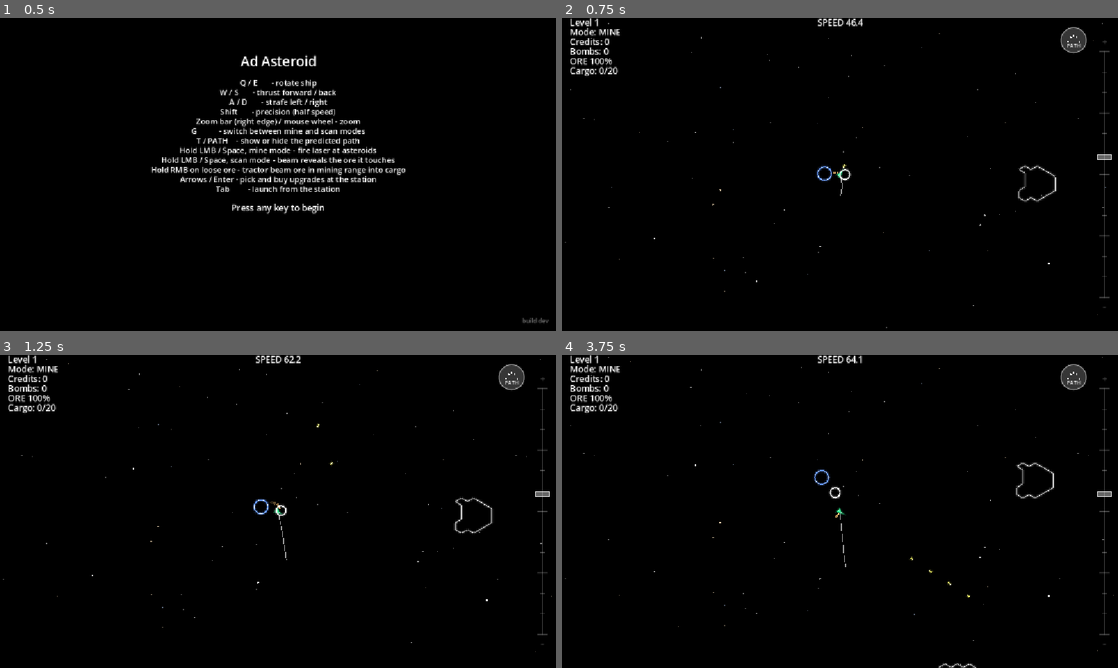
Above: before the commit, frames 1-4 (two rows, left to right).
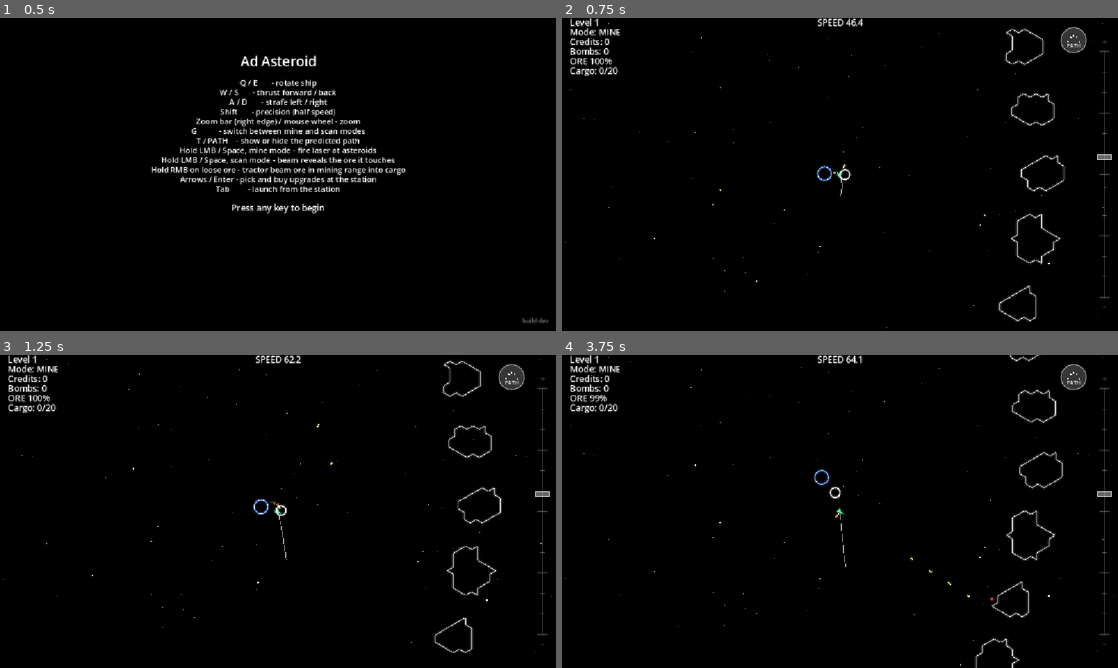
Above: after the commit, the same moments.

Repository: smdriggers/ad_asteroid_godot
Game: Godot game, scene res://main.tscn
Two runs of this game, one before a commit and one after it. Both use one fixed random seed, a clock stepped at 60 frames per second and the inputs below.
Inputs (mouse positions are in pixels of both pictures, inside the frame that each line leads up to):
- Up to frame 1 (0.5 s): no input
- Up to frame 2 (0.75 s): tap Enter at 0.5 s; move the mouse to (962, 158) at 0.52 s; hold D from 0.53 s (still down); hold E from 0.53 s (still down); click (962, 158) at 0.67 s
- Up to frame 3 (1.25 s): keep holding D; keep holding E; tap Space at 0.77 s
- Up to frame 4 (3.75 s): release D at 1.25 s; release E at 1.25 s; drag from (728, 527) to (812, 574) at 1.27 s; move the mouse to (895, 442) at 2.02 s; hold D 2.03-2.75 s; hold Shift 2.03-2.75 s; drag from (812, 574) to (673, 464) at 2.77 s; move the mouse to (1006, 558) at 3.52 s; hold A from 3.53 s (still down); hold Tab from 3.53 s (still down)

Frame 1 is identical in both runs. In frame 2, 1.0% of the frame differs, in the area x 78-91%, y 3-98%; in frame 3, 1.0%; in frame 4, 1.1%, in the area x 5-91%, y 0-100%.

Commit message:
Double asteroid counts and space rocks so they never overlap
Every belt's rock count is doubled for ~2x total nodes per system.

Placement now uses orbital lanes: rocks on a shared orbit radius move in
lockstep and are spaced along it (ASTEROID_SPACING between edges); a new
lane only starts where it can never touch any other lane's rocks, since
rocks at different radii drift past each other. Nuggets place first,
then rocks biggest first; a rock with no room is left out and the
console reports the shortfall. Shuffling uses the seeded rng, so a
pinned SYSTEM_SEED stays reproducible.

To fit the doubled counts, level 2's first two belts widen to 1550-2050
and 3150-3650 (clearance to planet gravity 300 -> 150) and level 3's
inner belt widens from 150-200 to 150-750.

Co-Authored-By: Claude Opus 5.5 <noreply@anthropic.com>

Diff:
--- a/config.gd
+++ b/config.gd
@@ -121,10 +121,16 @@
 # every level to that seed, e.g. 1 to match the pygame project. The seed
 # used is printed to the console.
 const SYSTEM_SEED: int = -1
-# Empty space every belt keeps from each planet's gravity range. Documents
-# how LEVELS was laid out (levels 2-3 satisfy it); not enforced at
-# generation, so level 1's 1400 inner edge still touches its planet's range.
+# Empty space belts keep from each planet's gravity range, as pygame laid
+# them out. Documentation only, not enforced: level 1's 1400 inner edge
+# touches its planet's range, and level 2's first two belts were widened
+# down to 150 of clearance to fit their doubled rock counts.
 const BELT_CLEARANCE: float = 300.0
+# Asteroid spacing (game/system_gen.gd _place_all): rocks sit in orbital
+# lanes so they can never drift into each other. A rock that finds no
+# room in its belt is left out (the console says how many fit).
+const ASTEROID_SPACING: float = 20.0       # world px of clear space kept between rocks' outer edges
+const ASTEROID_PLACEMENT_TRIES: int = 12   # random radii tried per rock when starting a new lane
 
 # --- Levels (DESIGN.md §3.4) ---
 # Each level is its own solar system, all at the same scale. main.gd reads
@@ -141,7 +147,7 @@
 		"zoom_min": 0.1,                 # ported from pygame config.py
 		"comp_max": 5,                   # ported from pygame config.py (COMP_MAX_S1)
 		"planets": [{"orbit_radius": 1000.0, "phase": 0.0}],
-		"belts": [{"inner": 1400.0, "outer": 2200.0, "count": 20, "kind": "mixed"}],  # ported from pygame config.py
+		"belts": [{"inner": 1400.0, "outer": 2200.0, "count": 40, "kind": "mixed"}],  # pygame: 20; doubled for ~2x total nodes
 	},
 	2: {
 		# Three planets spread round the star, each with a station; three
@@ -156,9 +162,13 @@
 			{"orbit_radius": 4200.0, "phase": 240.0},
 		],
 		"belts": [
-			{"inner": 1700.0, "outer": 1900.0, "count": 45, "kind": "iron"},
-			{"inner": 3300.0, "outer": 3500.0, "count": 60, "kind": "mixed"},
-			{"inner": 4900.0, "outer": 5300.0, "count": 90, "kind": "rich"},
+			# Counts doubled from pygame's 45 / 60 / 90 for ~2x total nodes.
+			# The first two are widened from pygame's 1700-1900 / 3300-3500 so
+			# the doubled counts fit without overlapping, which cuts their gap
+			# to the planets' gravity range from 300 to 150.
+			{"inner": 1550.0, "outer": 2050.0, "count": 90, "kind": "iron"},
+			{"inner": 3150.0, "outer": 3650.0, "count": 120, "kind": "mixed"},
+			{"inner": 4900.0, "outer": 5300.0, "count": 180, "kind": "rich"},
 		],
 	},
 	3: {
@@ -171,8 +181,12 @@
 		"comp_max": 10,
 		"planets": [{"orbit_radius": 1500.0, "phase": 0.0}],
 		"belts": [
-			{"inner": 150.0, "outer": 200.0, "count": 40, "kind": "vein_pebbles"},
-			{"inner": 2900.0, "outer": 3100.0, "count": 30, "kind": "iron"},
+			# Counts doubled from pygame's 40 / 30 for ~2x total nodes. The
+			# inner belt is widened from pygame's 150-200 (room for only ~8
+			# rocks without overlaps) to 150-750, still well inside the
+			# planet's range less clearance (800).
+			{"inner": 150.0, "outer": 750.0, "count": 80, "kind": "vein_pebbles"},
+			{"inner": 2900.0, "outer": 3100.0, "count": 60, "kind": "iron"},
 		],
 	},
 }
--- a/game/system_gen.gd
+++ b/game/system_gen.gd
@@ -65,8 +65,8 @@
 	for mat_id in Config.ORE_BUDGET.keys():
 		budget[mat_id] = int(Config.ORE_BUDGET[mat_id] * total_nodes)
 
-	var results: Array = []
-
+	# Fill and finish every rock first; placement needs final sizes.
+	var to_place: Array = []  # {"graph","size_class","profile","belt"}; nuggets first so they always get a spot
 	for entry in nuggets:
 		var mat_id: int = _pick_nugget_material(budget, rng)
 		var graph: AsteroidGraph = entry["graph"]
@@ -74,25 +74,136 @@
 			graph.node_material[node] = mat_id
 		_charge_budget(graph, budget)
 		_finish_rock(graph)
-		results.append(_place_in_belt(graph, entry["size_class"], "nugget", nugget_belt, rng))
-
+		to_place.append({"graph": graph, "size_class": entry["size_class"], "profile": "nugget", "belt": nugget_belt})
+
+	var others: Array = []
 	for entry in rocks_raw:
 		var graph: AsteroidGraph = entry["graph"]
 		_fill_profile(graph, entry["profile"], rng)
 		_charge_budget(graph, budget)
 		_finish_rock(graph)
-		results.append(_place_in_belt(graph, entry["size_class"], entry["profile"], entry["belt"], rng))
-
+		others.append({"graph": graph, "size_class": entry["size_class"], "profile": entry["profile"], "belt": entry["belt"]})
+	# Biggest first packs the lanes better; small rocks fill the gaps after.
+	others.sort_custom(func(a, b): return a.graph.bounding_radius > b.graph.bounding_radius)
+	to_place.append_array(others)
+
+	return _place_all(to_place, belts, rng)
+
+# --- Placement: spaced orbital lanes ---
+#
+# Rocks orbit the star at speeds set by their distance, so two rocks at
+# different distances drift past each other and will meet eventually
+# unless their orbits are farther apart than their combined size. Rocks
+# at exactly the same distance move in lockstep and keep their spacing
+# forever. So every belt is built from lanes (shared orbit radii): a rock
+# either joins a lane, spaced along it from its neighbours, or starts a
+# new lane far enough from every other lane's rocks that they can never
+# touch. A rock with no room anywhere in its belt is left out.
+
+static func _place_all(to_place: Array, belts: Array, rng: RandomNumberGenerator) -> Array:
+	var gap: float = Config.ASTEROID_SPACING
+	var lanes_by_belt: Dictionary = {}   # belt index -> Array of {"r","max_b","rocks": Array of {"phase","b"}}
+	var asked: Dictionary = {}           # belt index -> rocks wanted
+	var got: Dictionary = {}             # belt index -> rocks placed
+	var results: Array = []
+
+	for item in to_place:
+		var bi: int = 0
+		for k in range(belts.size()):
+			if is_same(belts[k], item.belt):
+				bi = k
+				break
+		asked[bi] = asked.get(bi, 0) + 1
+		if not lanes_by_belt.has(bi):
+			lanes_by_belt[bi] = []
+		var lanes: Array = lanes_by_belt[bi]
+		var b: float = item.graph.bounding_radius
+		var spot = _find_spot(lanes, item.belt, b, gap, rng)
+		if spot == null:
+			continue
+		if spot.lane < 0:
+			lanes.append({"r": spot.r, "max_b": b, "rocks": [{"phase": spot.phase, "b": b}]})
+		else:
+			var lane: Dictionary = lanes[spot.lane]
+			lane.rocks.append({"phase": spot.phase, "b": b})
+			lane.max_b = maxf(lane.max_b, b)
+		got[bi] = got.get(bi, 0) + 1
+
+		var result := RockResult.new()
+		result.graph = item.graph
+		result.size_class = item.size_class
+		result.profile = item.profile
+		result.orbit_radius = spot.r
+		result.phase = spot.phase
+		results.append(result)
+
+	for bi in asked.keys():
+		var belt: Dictionary = belts[bi]
+		if got.get(bi, 0) < asked[bi]:
+			print("Belt %d-%d (%s): room for %d of %d rocks without overlaps" % [belt.inner, belt.outer, belt.kind, got.get(bi, 0), asked[bi]])
 	return results
 
-static func _place_in_belt(graph: AsteroidGraph, size_class: String, profile: String, belt: Dictionary, rng: RandomNumberGenerator) -> RockResult:
-	var result := RockResult.new()
-	result.graph = graph
-	result.size_class = size_class
-	result.profile = profile
-	result.orbit_radius = rng.randf_range(belt.inner, belt.outer)
-	result.phase = rng.randf_range(0.0, TAU)
-	return result
+static func _find_spot(lanes: Array, belt: Dictionary, b: float, gap: float, rng: RandomNumberGenerator):
+	# {"r","phase","lane"} (lane = index into lanes, -1 = start a new one), or null if none fits.
+	# 1) Join an existing lane: try just past each rock already on it.
+	var order: Array = range(lanes.size())
+	for i in range(order.size() - 1, 0, -1):  # shuffle with the seeded rng so a pinned SYSTEM_SEED stays reproducible
+		var j: int = rng.randi_range(0, i)
+		var tmp = order[i]
+		order[i] = order[j]
+		order[j] = tmp
+	for li in order:
+		var lane: Dictionary = lanes[li]
+		for rock in lane.rocks:
+			var step: float = _arc_angle(lane.r, rock.b + b + gap)
+			if step < 0.0:
+				continue
+			var phase: float = wrapf(rock.phase + step, 0.0, TAU)
+			if _fits(lanes, lane.r, phase, b, gap, li):
+				return {"r": lane.r, "phase": phase, "lane": li}
+
+	# 2) Start a new lane: as tight against an existing lane as allowed,
+	# or at the belt's edges, or anywhere at random; pick among the valid.
+	var radii: Array = [belt.inner, belt.outer]
+	for lane in lanes:
+		radii.append(lane.r - (lane.max_b + b + gap))
+		radii.append(lane.r + (lane.max_b + b + gap))
+	for i in range(Config.ASTEROID_PLACEMENT_TRIES):
+		radii.append(rng.randf_range(belt.inner, belt.outer))
+	var valid: Array = []
+	for r in radii:
+		if r < belt.inner or r > belt.outer:
+			continue
+		if _fits(lanes, r, 0.0, b, gap, -1):
+			valid.append(r)
+	if valid.is_empty():
+		return null
+	return {"r": valid[rng.randi() % valid.size()], "phase": rng.randf_range(0.0, TAU), "lane": -1}
+
+static func _fits(lanes: Array, r: float, phase: float, b: float, gap: float, own_lane: int) -> bool:
+	# Whether a rock of bounding radius b at (r, phase) can never touch any
+	# placed rock. own_lane: index of the lane it would join (same orbit), or -1.
+	for li in range(lanes.size()):
+		var lane: Dictionary = lanes[li]
+		if li == own_lane:
+			for rock in lane.rocks:
+				var need: float = rock.b + b + gap
+				var d: float = absf(wrapf(phase - rock.phase, -PI, PI))
+				if 2.0 * r * sin(d / 2.0) < need:  # chord between the two centres
+					return false
+		else:
+			if absf(r - lane.r) >= lane.max_b + b + gap:
+				continue  # the whole lane is clear
+			for rock in lane.rocks:
+				if absf(r - lane.r) < rock.b + b + gap:
+					return false  # different orbits this close meet eventually
+	return true
+
+static func _arc_angle(r: float, chord: float) -> float:
+	# Angle along an orbit of radius r that spans `chord`; -1 if it can't.
+	if r <= 0.0 or chord >= 2.0 * r:
+		return -1.0
+	return 2.0 * asin(chord / (2.0 * r))
 
 static func _weighted_pick(weights: Dictionary, rng: RandomNumberGenerator):
 	var total: float = 0.0
